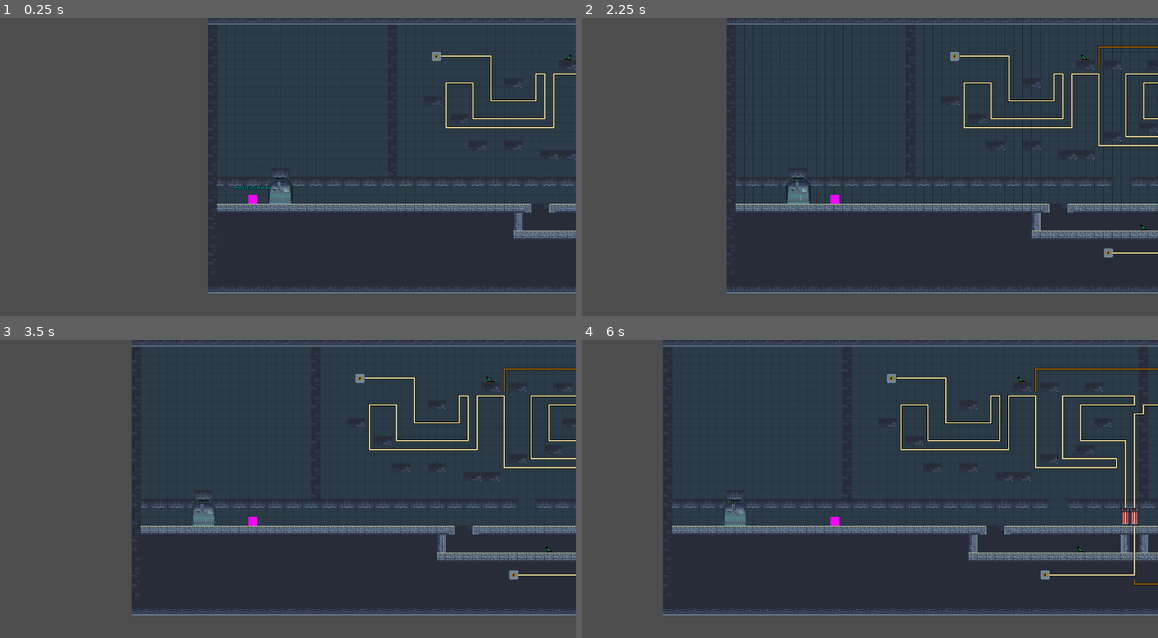
Above: before the commit, frames 1-4 (two rows, left to right).
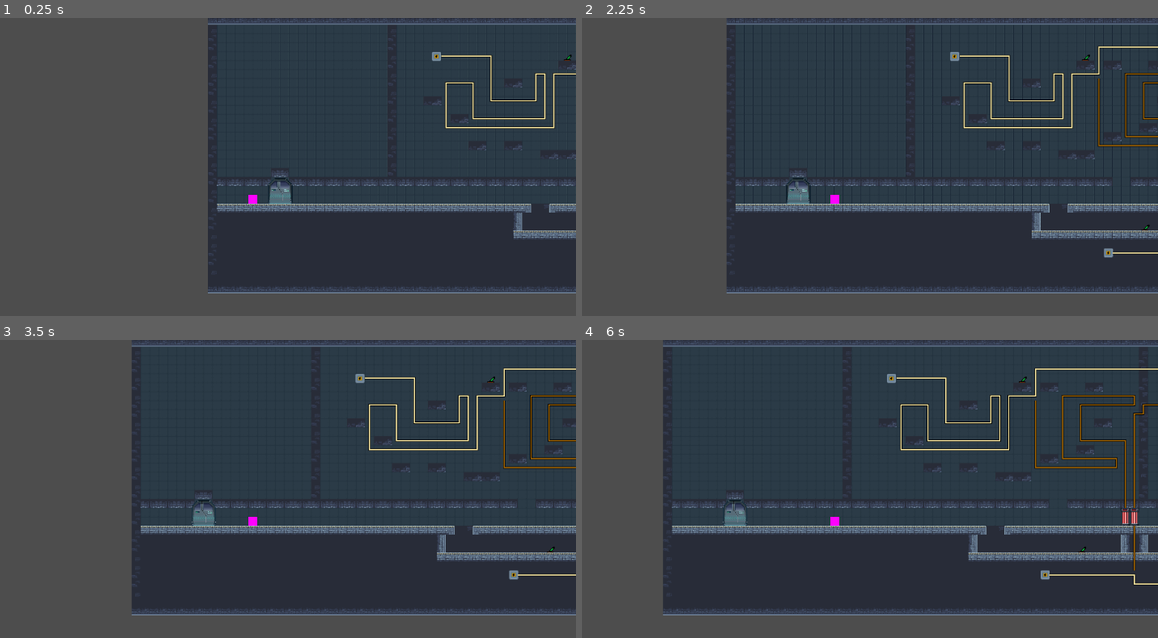
Above: after the commit, the same moments.

Repository: F-Yuksel/I2VGM-assignment3
Game: Godot game, scene res://Scenes/Levels/Comms/comms.tscn
Same seed, same stepped clock (60 frames per second), same inputs: the game is played once before the commit and once after it. This scene is started directly instead of the project's main scene.
Inputs:
- Up to frame 1 (0.25 s): no input
- Up to frame 2 (2.25 s): tap E (Interact) at 0.5, 0.6, 1.25, 1.35, 2.1 s; hold D (Right) 0.53-2.03 s; tap Space (Jump) at 0.77, 1.52 s; hold A (Left) from 2.03 s (still down)
- Up to frame 3 (3.5 s): tap E (Interact) at 2.75, 2.85 s; release A (Left) at 2.78 s; hold D (Right) from 2.78 s (still down); tap Space (Jump) at 3.02 s
- Up to frame 4 (6 s): tap E (Interact) every 0.75 s from 3.6 to 5.85 s; tap Space (Jump) at 3.77, 4.52 s; release D (Right) at 4.28 s; hold A (Left) 4.28-5.03 s; hold D (Right) 5.03-5.78 s; hold A (Left) from 5.78 s (still down)

The runs differ from the first frame. In frame 1, less than 0.1% of the frame differs, in the area x 40-48%, y 56-58%; in frame 2, 0.4%; in frame 3, 0.5%; in frame 4, 0.9%, in the area x 75-100%, y 9-83%.

Commit message:
fixed lines and doors

Diff:
--- a/itvgm-a3/Scenes/Levels/Comms/comms.tscn
+++ b/itvgm-a3/Scenes/Levels/Comms/comms.tscn
@@ -71,7 +71,9 @@
 0:3/0 = 0
 0:3/0/physics_layer_0/polygon_0/points = PackedVector2Array(-16, -16, 16, -16, 16, 16, -16, 16)
 1:3/0 = 0
+1:3/0/physics_layer_0/polygon_0/points = PackedVector2Array(-16, -16, 16, -16, 16, 16, -16, 16)
 2:3/0 = 0
+2:3/0/physics_layer_0/polygon_0/points = PackedVector2Array(-16, -16, 16, -16, 16, 16, -16, 16)
 3:3/0 = 0
 3:3/0/physics_layer_0/polygon_0/points = PackedVector2Array(-16, -16, 16, -16, 16, 16, -16, 16)
 4:3/0 = 0
@@ -446,6 +448,7 @@
 [node name="Door1" type="StaticBody2D" parent="."]
 position = Vector2(1488, -16)
 script = ExtResource("17_kdi4q")
+power_lines = 1
 
 [node name="CollisionShape2D" type="CollisionShape2D" parent="Door1"]
 position = Vector2(0, -16)
@@ -475,6 +478,7 @@
 [node name="Door2" type="StaticBody2D" parent="."]
 position = Vector2(1520, -16)
 script = ExtResource("17_kdi4q")
+power_lines = 2
 
 [node name="CollisionShape2D" type="CollisionShape2D" parent="Door2"]
 position = Vector2(0, -16)
@@ -504,7 +508,6 @@
 [node name="Door3" type="StaticBody2D" parent="."]
 position = Vector2(2320, -16)
 script = ExtResource("17_kdi4q")
-power_lines = 1
 
 [node name="CollisionShape2D" type="CollisionShape2D" parent="Door3"]
 position = Vector2(0, -16)
@@ -535,7 +538,6 @@
 [node name="Door4" type="StaticBody2D" parent="."]
 position = Vector2(2352, -16)
 script = ExtResource("17_kdi4q")
-power_lines = 1
 
 [node name="CollisionShape2D" type="CollisionShape2D" parent="Door4"]
 position = Vector2(0, -16)
@@ -565,7 +567,7 @@
 
 [connection signal="body_entered" from="Lever" to="Lever" method="_on_body_entered"]
 [connection signal="body_exited" from="Lever" to="Lever" method="_on_body_exited"]
-[connection signal="power_b" from="Lever" to="Door1" method="_on_lever_power_b"]
+[connection signal="power_b" from="Lever" to="Door1" method="_on_lever_power"]
 [connection signal="body_entered" from="Lever2" to="Lever2" method="_on_body_entered"]
 [connection signal="body_exited" from="Lever2" to="Lever2" method="_on_body_exited"]
 [connection signal="power_a" from="Lever2" to="Door4" method="_on_lever_power"]
--- a/itvgm-a3/Scripts/laser_door.gd
+++ b/itvgm-a3/Scripts/laser_door.gd
@@ -1,6 +1,7 @@
 extends StaticBody2D
 
-
+# this should reach the actual value after the signals in from ready of the levers
+# door 4 has to be 1 because the second off line does not use the lever script
 @export var power_lines = 0
 
 
@@ -9,6 +10,8 @@
 		power_lines += 1
 	else:
 		power_lines -= 1
+	print(is_on)
+	print(power_lines)
 	if power_lines > 0:
 		$CollisionShape2D.disabled = true
 		$On1.visible = false
--- a/itvgm-a3/Scripts/lever.gd
+++ b/itvgm-a3/Scripts/lever.gd
@@ -21,6 +21,7 @@
 # Called every frame. 'delta' is the elapsed time since the previous frame.
 func _process(delta: float) -> void:
 	if in_body and Input.is_action_just_pressed("Interact"):
+		print("interact")
 		$Sprite2D.flip_h = not $Sprite2D.flip_h
 		$A_on.visible = not $A_on.visible
 		$A_off.visible = not $A_off.visible
@@ -35,10 +36,12 @@
 
 
 func _on_body_entered(body: Node2D) -> void:
-	$"../Player/Interact".visible = true
-	in_body = true
+	if body == $"../Player":
+		$"../Player/Interact".visible = true
+		in_body = true
 
 
 func _on_body_exited(body: Node2D) -> void:
-	$"../Player/Interact".visible = false
-	in_body = false
+	if body == $"../Player":
+		$"../Player/Interact".visible = false
+		in_body = false
